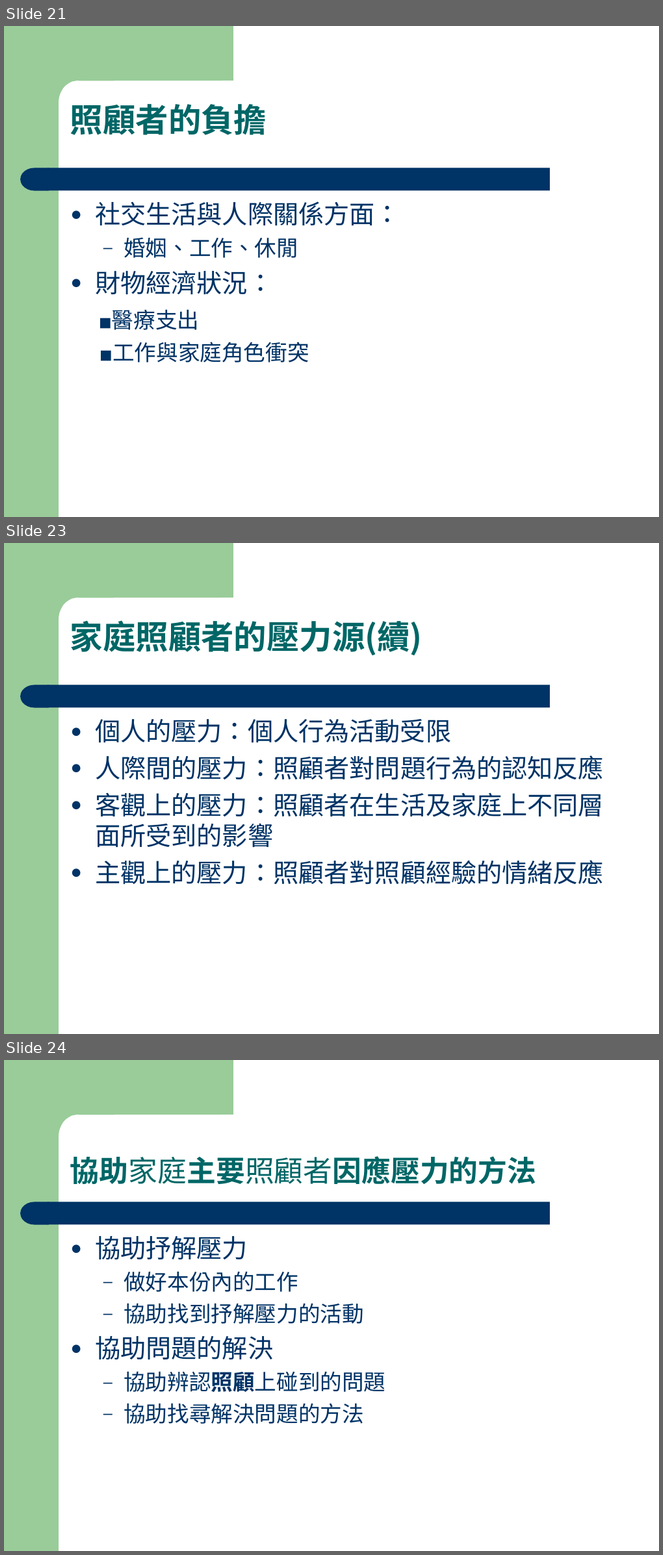
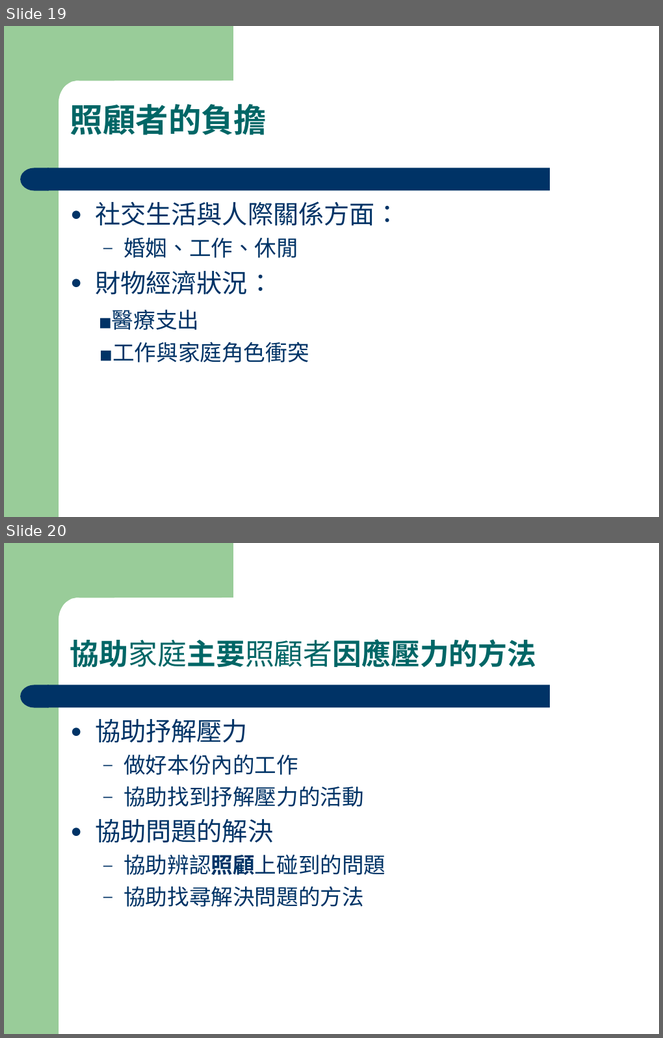
Before and after one commit to fhopecc/fhopecc, a slide deck: public/tutor/home_care.ppt. Shown one above the other, each under a label of ours: slides 21, 23 and 24 before the commit, slides 19 and 20 after it; the slides between them are not shown. The pictures are 663x1555 and 663x1038 pixels, drawn with LibreOffice and Linux fonts; fonts in the diff are those of the drawing. Boxes give left, top, right and bottom in pixels: in the first picture for what was removed or moved away, otherwise in the second. Text is boxed around its words. In the diff, an @@ line names an element or a change of style, - is before the commit and + after.

```diff
--- a/public/tutor/home_care.ppt
+++ b/public/tutor/home_care.ppt
@@ slide 23 removed at box(4, 543, 659, 1034), background #FFFFFF; not listed: 4 template elements that a slide beside it also shows @@
@@ text removed at box(70, 620, 423, 655) @@
-家庭照顧者的壓力源(續)
@@ text removed at box(95, 719, 604, 885) @@
-● 個人的壓力：個人行為活動受限
-● 人際間的壓力：照顧者對問題行為的認知反應
-● 客觀上的壓力：照顧者在生活及家庭上不同層面所受到的影響
-● 主觀上的壓力：照顧者對照顧經驗的情緒反應
@@ what was slide 21 is now slide 19 @@
@@ what was slide 24 is now slide 20 @@
```
Also in this commit, not shown: 3 slides changed, 3 other slides removed, 7 other files.
